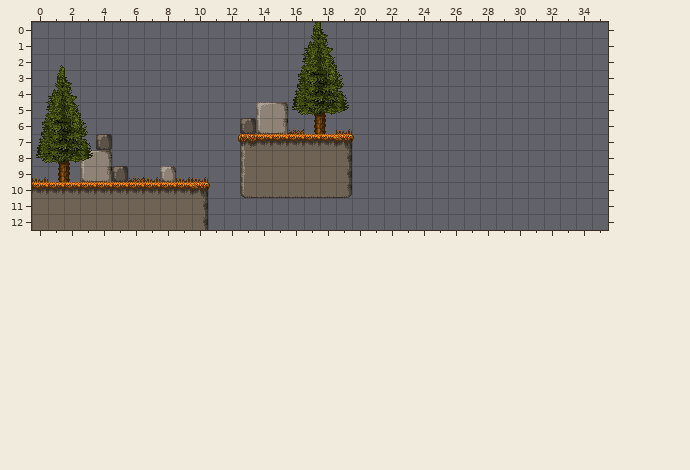
Two versions of a level (Tiled map, DATA/TEST.TMX). Above is the file before it was changed.
Cells are 16x16 px. Shown: x 0..35, y 0..12. The old version is drawn lined up with the new one.
Once edited:
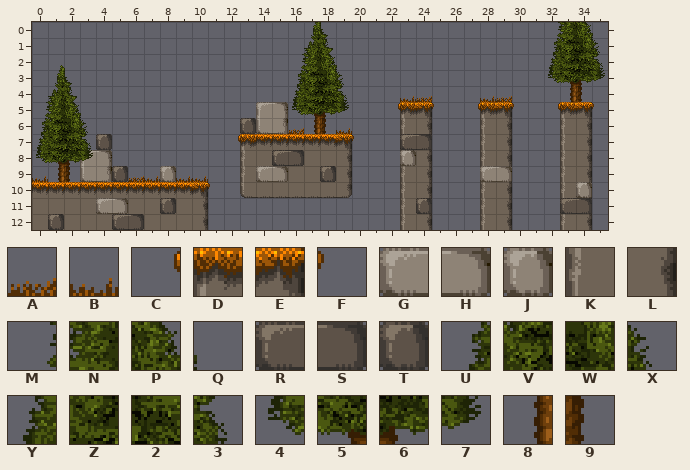
Key: from "TILESET": A 1, B 2, C 20, D 21, E 23, F 31, G 32, H 33, J 34, K 41, L 43, M 75, N 76, P 77, Q 78, R 92, S 93, T 94, U 95, V 96, W 97, X 98, Y 115, Z 116, 2 117, 3 118, 4 135, 5 136, 6 137, 7 138, 8 156, 9 157.
_ is an empty cell.
The edit:
{"change": "map size 256x13 -> 40x13 cells"}
{"where": "layer \"Back\""}
{"y":0,"x":32,"old":"____","new":"MNPQ"}
{"y":1,"x":32,"old":"____","new":"UVWX"}
{"y":2,"x":32,"old":"____","new":"YZ23"}
{"y":3,"x":32,"old":"____","new":"4567"}
{"y":4,"x":33,"old":"__","new":"89"}
{"where": "layer \"Ground\""}
{"y":5,"x":23,"old":"__","new":"DE"}
{"y":5,"x":28,"old":"__","new":"DE"}
{"y":5,"x":33,"old":"__","new":"DE"}
{"y":6,"x":23,"old":"__","new":"KL"}
{"y":6,"x":28,"old":"__","new":"KL"}
{"y":6,"x":33,"old":"__","new":"KL"}
{"y":7,"x":23,"old":"__","new":"KL"}
{"y":7,"x":28,"old":"__","new":"KL"}
{"y":7,"x":33,"old":"__","new":"KL"}
{"y":8,"x":23,"old":"__","new":"KL"}
{"y":8,"x":28,"old":"__","new":"KL"}
{"y":8,"x":33,"old":"__","new":"KL"}
{"y":9,"x":23,"old":"__","new":"KL"}
{"y":9,"x":28,"old":"__","new":"KL"}
{"y":9,"x":33,"old":"__","new":"KL"}
{"y":10,"x":23,"old":"__","new":"KL"}
{"y":10,"x":28,"old":"__","new":"KL"}
{"y":10,"x":33,"old":"__","new":"KL"}
{"y":11,"x":23,"old":"__","new":"KL"}
{"y":11,"x":28,"old":"__","new":"KL"}
{"y":11,"x":33,"old":"__","new":"KL"}
{"y":12,"x":23,"old":"__","new":"KL"}
{"y":12,"x":28,"old":"__","new":"KL"}
{"y":12,"x":33,"old":"__","new":"KL"}
{"where": "layer \"Grass\""}
{"y":4,"x":23,"old":"__","new":"BA"}
{"y":4,"x":28,"old":"__","new":"BA"}
{"y":5,"x":22,"old":"_","new":"C"}
{"y":5,"x":25,"old":"_","new":"F"}
{"y":5,"x":27,"old":"_","new":"C"}
{"y":5,"x":30,"old":"_","new":"F"}
{"y":5,"x":32,"old":"_","new":"C"}
{"y":5,"x":35,"old":"_","new":"F"}
{"where": "layer \"Front\""}
{"y":7,"x":23,"old":"__","new":"RS"}
{"y":8,"x":15,"old":"__","new":"RS"}
{"y":8,"x":23,"old":"_","new":"J"}
{"y":9,"x":14,"old":"__","new":"GH"}
{"y":9,"x":18,"old":"_","new":"T"}
{"y":9,"x":28,"old":"__","new":"GH"}
{"y":10,"x":34,"old":"_","new":"J"}
{"y":11,"x":4,"old":"__","new":"GH"}
{"y":11,"x":8,"old":"_","new":"T"}
{"y":11,"x":24,"old":"_","new":"T"}
{"y":11,"x":33,"old":"__","new":"RS"}
{"y":12,"x":1,"old":"_","new":"T"}
{"y":12,"x":5,"old":"__","new":"RS"}
{"label":"added","picture_box":[548,22,605,230]}
{"label":"added","picture_box":[398,96,434,230]}
{"label":"added","picture_box":[478,96,514,230]}
{"label":"added","picture_box":[256,150,304,182]}
{"label":"added","picture_box":[320,166,336,182]}
{"label":"added","picture_box":[96,198,144,230]}
{"label":"added","picture_box":[160,198,176,214]}
{"label":"added","picture_box":[48,214,64,230]}
